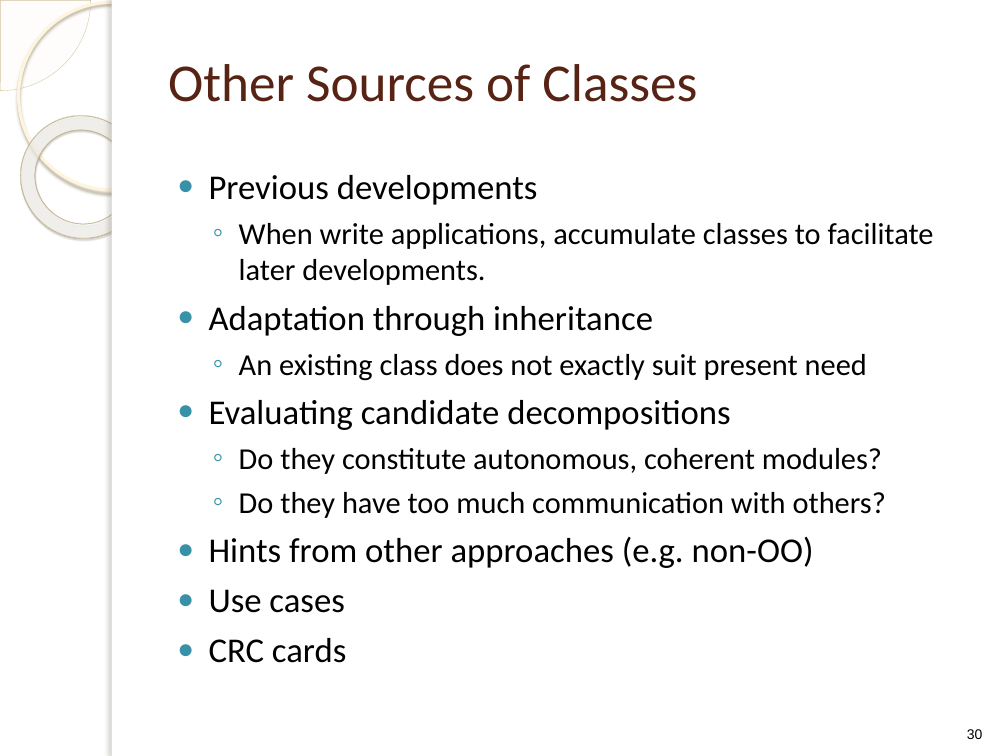
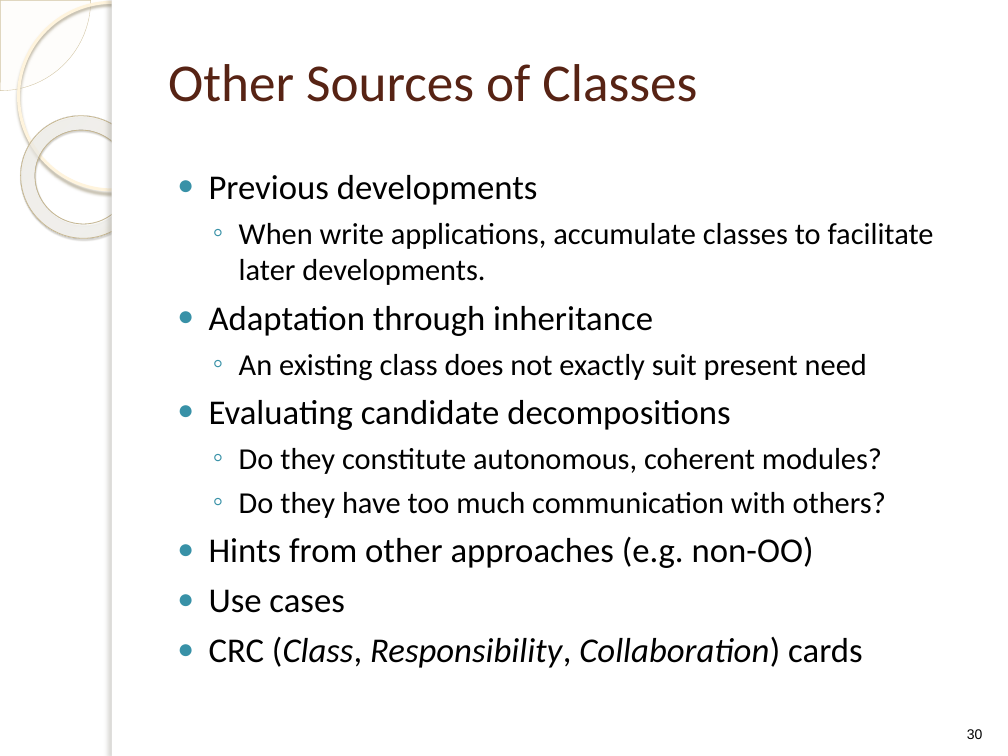
Before and after one commit to f1lm/MS-2014-Boise-State-University, a slide deck: slide 30 of Advance Software Engineering/Lecture Notes/ClassDesign.pptx. Drawn at 1008x756 pixels with LibreOffice and Linux fonts; fonts in the diff are those of the drawing; background and template pictures are left out. Boxes give left, top, right and bottom in pixels: in the first picture for what was removed or moved away, otherwise in the second. Text is boxed around its words. In the diff, an @@ line names an element or a change of style, - is before the commit and + after.

```diff
--- a/Advance Software Engineering/Lecture Notes/ClassDesign.pptx
+++ b/Advance Software Engineering/Lecture Notes/ClassDesign.pptx
@@ text at (x1=209, y1=637, x2=863, y2=668): text changed; italic on @@
-● CRC cards
+● CRC (Class, Responsibility, Collaboration) cards
```
Also in this commit, not shown: 15 other slides changed, 2 slides removed.
